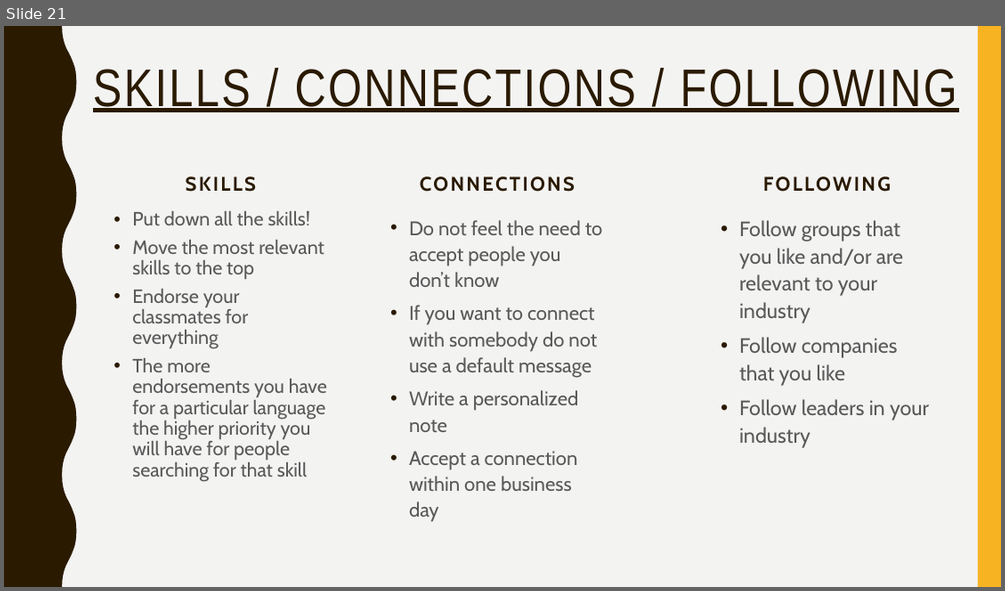
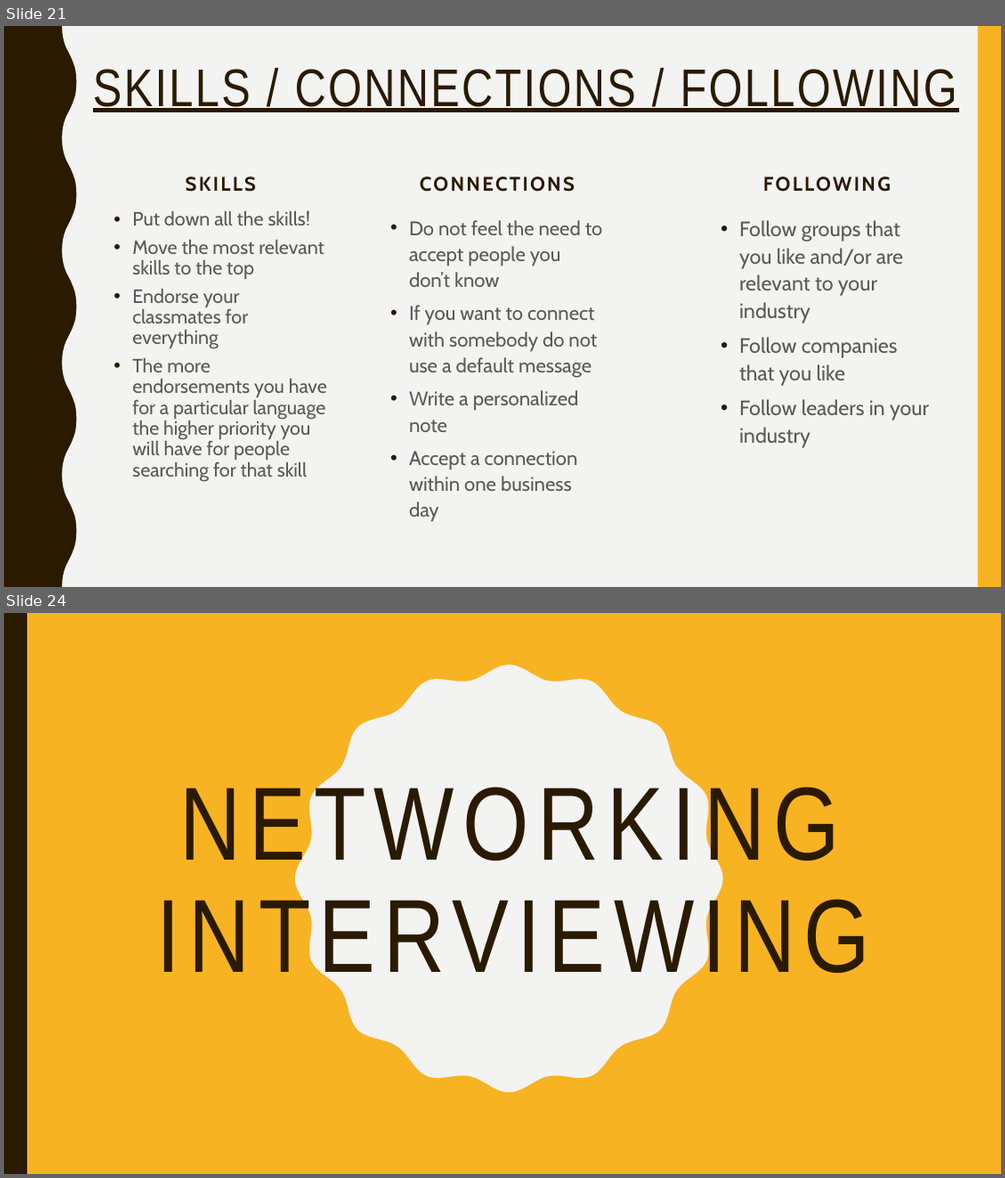
Before and after one commit to lakshmi-intechcode/jng_instr_folder, a slide deck: Job_Stuff/Jng_Job_Prezzie.pptx. Shown one above the other, each under a label of ours: slide 21 before the commit, slides 21 and 24 after it; the slides between them are not shown. The pictures are 1005x591 and 1005x1178 pixels, drawn with LibreOffice and Linux fonts; fonts in the diff are those of the drawing. Boxes give left, top, right and bottom in pixels: in the first picture for what was removed or moved away, otherwise in the second. Text is boxed around its words. In the diff, an @@ line names an element or a change of style, - is before the commit and + after.

```diff
--- a/Job_Stuff/Jng_Job_Prezzie.pptx
+++ b/Job_Stuff/Jng_Job_Prezzie.pptx
@@ slide 24 added at (4,613,1001,1174), background #F8B323 @@
@@ rectangle added at (4,613,27,1174), fill #2A1A00 @@
@@ freeform shape added at (295,665,723,1093), fill #F3F3F2 @@
@@ title added at (157,776,870,990), 100 pt, text #2A1A00 @@
+NETWORKING
+INTERVIEWING
```
Also in this commit, not shown: 5 other slides added.
